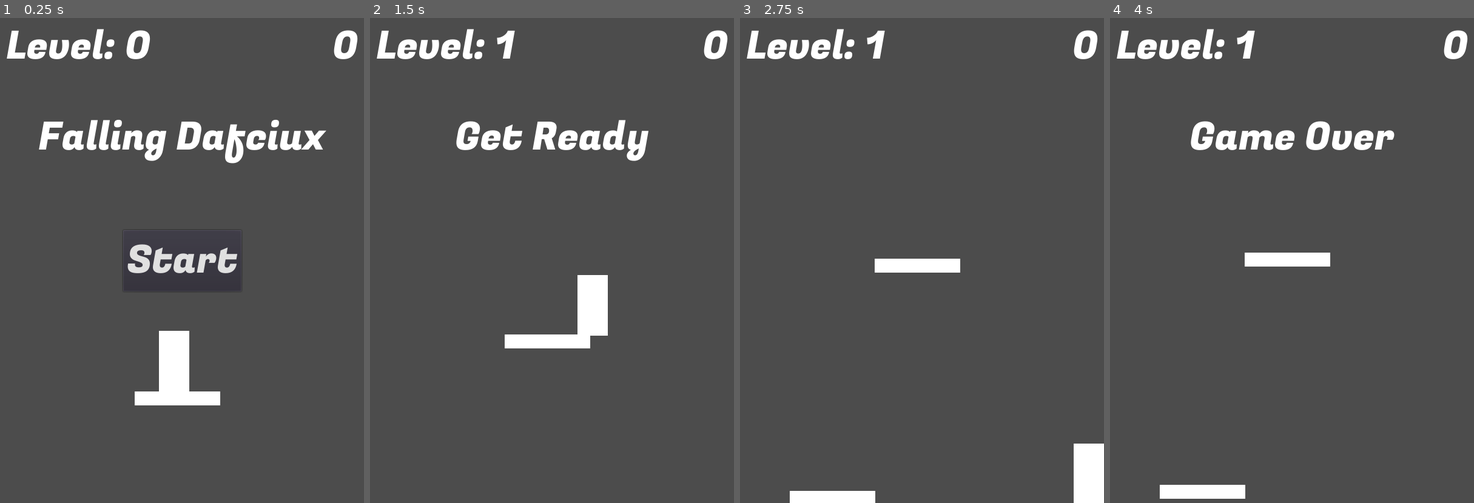
Above: before the commit, frames 1-4 (left to right).
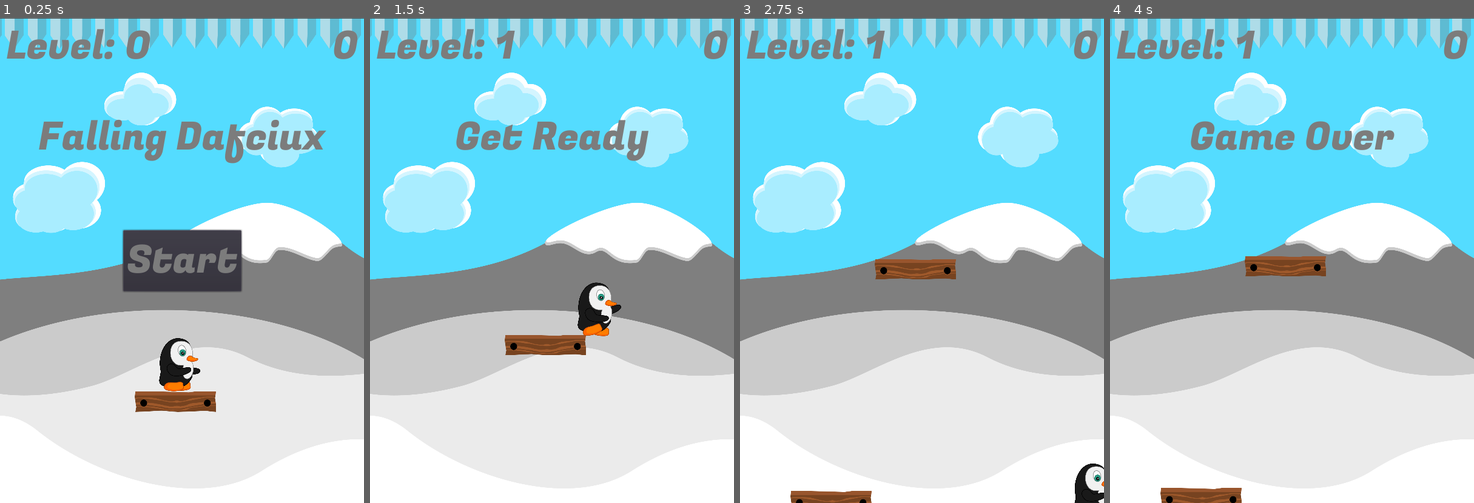
Above: after the commit, the same moments.

Repository: Nabiz/FallingPenguin
Game: Godot game, scene res://Main.tscn
The game is run twice, just before and just after one commit, with the same random seed, the same clock (stepped at 60 frames per second) and the same inputs.
Inputs:
- Up to frame 1 (0.25 s): no input
- Up to frame 2 (1.5 s): click "Start" at 0.5 s; hold Right (ui_right) from 1.28 s (still down)
- Up to frame 3 (2.75 s): keep holding Right (ui_right)
- Up to frame 4 (4 s): release Right (ui_right) at 2.78 s; hold Left (ui_left) 2.78-3.53 s; tap Enter at 3.5 s; hold Right (ui_right) from 3.53 s (still down)

The runs differ from the first frame. In frame 1, 96% of the frame differs, in the area x 0-100%, y 0-100%; in frame 2, 100%; in frame 3, 99%; in frame 4, 100%.

Commit message:
Add sprites

Diff:
--- a/HUD/HUD.tscn
+++ b/HUD/HUD.tscn
@@ -15,6 +15,7 @@
 margin_right = -10.0
 margin_bottom = 95.0
 custom_fonts/font = SubResource( 1 )
+custom_colors/font_color = Color( 0.490196, 0.490196, 0.490196, 1 )
 text = "0"
 align = 2
 __meta__ = {
@@ -26,6 +27,7 @@
 margin_top = 150.0
 margin_bottom = 95.0
 custom_fonts/font = SubResource( 1 )
+custom_colors/font_color = Color( 0.490196, 0.490196, 0.490196, 1 )
 text = "Falling Dafciux"
 align = 1
 __meta__ = {
@@ -42,6 +44,7 @@
 margin_right = 97.5
 margin_bottom = 50.5
 custom_fonts/font = SubResource( 1 )
+custom_colors/font_color = Color( 0.490196, 0.490196, 0.490196, 1 )
 text = "Start"
 __meta__ = {
 "_edit_use_anchors_": false
@@ -55,6 +58,7 @@
 margin_left = 10.0
 margin_bottom = 95.0
 custom_fonts/font = SubResource( 1 )
+custom_colors/font_color = Color( 0.490196, 0.490196, 0.490196, 1 )
 text = "Level: 0"
 __meta__ = {
 "_edit_use_anchors_": false
--- a/Main.tscn
+++ b/Main.tscn
@@ -1,17 +1,20 @@
-[gd_scene load_steps=6 format=2]
+[gd_scene load_steps=7 format=2]
 
 [ext_resource path="res://Platform/Platform.tscn" type="PackedScene" id=1]
 [ext_resource path="res://Player/Player.tscn" type="PackedScene" id=2]
 [ext_resource path="res://Main.gd" type="Script" id=3]
 [ext_resource path="res://HUD/HUD.tscn" type="PackedScene" id=4]
 [ext_resource path="res://DeathZone.tscn" type="PackedScene" id=5]
+[ext_resource path="res://snowBackground.png" type="Texture" id=6]
 
 [node name="Main" type="Node2D"]
 script = ExtResource( 3 )
 Platform = ExtResource( 1 )
 
-[node name="Player" parent="." instance=ExtResource( 2 )]
-position = Vector2( 261.544, 511.366 )
+[node name="Background" type="Sprite" parent="."]
+position = Vector2( 283.395, 424.46 )
+scale = Vector2( 0.28, 0.28 )
+texture = ExtResource( 6 )
 
 [node name="Platform" parent="." instance=ExtResource( 1 )]
 position = Vector2( 222.455, 615.642 )
@@ -28,7 +31,11 @@
 position = Vector2( 283.657, 847.646 )
 
 [node name="DeathZone2" parent="." instance=ExtResource( 5 )]
-position = Vector2( 292.898, -26.4063 )
+position = Vector2( 291.67, 26.3864 )
+
+[node name="Player" parent="." instance=ExtResource( 2 )]
+position = Vector2( 261.544, 530.028 )
+z_index = 1
 [connection signal="timeout" from="SpawnTimer" to="." method="_on_SpawnTimer_timeout"]
 [connection signal="timeout" from="SpeedTimer" to="." method="_on_SpeedTimer_timeout"]
 [connection signal="start_game" from="HUD" to="." method="_on_HUD_start_game"]
--- a/Platform/Platform.tscn
+++ b/Platform/Platform.tscn
@@ -1,40 +1,47 @@
-[gd_scene load_steps=4 format=2]
+[gd_scene load_steps=5 format=2]
 
 [ext_resource path="res://Platform/Platform.gd" type="Script" id=1]
+[ext_resource path="res://Platform/woodPlatform.png" type="Texture" id=2]
 
 [sub_resource type="RectangleShape2D" id=1]
-extents = Vector2( 70.5469, 11.4656 )
+extents = Vector2( 66.3497, 16.991 )
 
 [sub_resource type="RectangleShape2D" id=2]
-extents = Vector2( 70.3013, 1.72256 )
+extents = Vector2( 66.7729, 1.72256 )
 
 [node name="Platform" type="StaticBody2D"]
 collision_layer = 2
 script = ExtResource( 1 )
 
 [node name="ColorRect" type="ColorRect" parent="."]
-margin_right = 141.0
-margin_bottom = 23.0
+margin_right = 134.0
+margin_bottom = 35.0
+color = Color( 1, 1, 1, 0 )
 __meta__ = {
 "_edit_use_anchors_": false
 }
 
 [node name="CollisionShape2D" type="CollisionShape2D" parent="."]
-position = Vector2( 70.2363, 11.7674 )
+position = Vector2( 67.0136, 17.2846 )
 shape = SubResource( 1 )
 one_way_collision = true
 one_way_collision_margin = 20.0
-
-[node name="VisibilityNotifier2D" type="VisibilityNotifier2D" parent="."]
-position = Vector2( 70.5741, 11.2256 )
-scale = Vector2( 7.00846, 1.05521 )
 
 [node name="ScoreArea" type="Area2D" parent="."]
 collision_layer = 2
 
 [node name="CollisionShape2D" type="CollisionShape2D" parent="ScoreArea"]
-position = Vector2( 70.298, -1.84026 )
+position = Vector2( 66.94, -0.216946 )
 shape = SubResource( 2 )
 one_way_collision = true
+
+[node name="Sprite" type="Sprite" parent="."]
+position = Vector2( 66.6894, 17.2029 )
+scale = Vector2( 0.355581, 0.368709 )
+texture = ExtResource( 2 )
+
+[node name="VisibilityNotifier2D" type="VisibilityNotifier2D" parent="."]
+position = Vector2( 66.9189, 17.4347 )
+scale = Vector2( 6.64294, 1.67612 )
+[connection signal="body_entered" from="ScoreArea" to="." method="_on_ScoreArea_body_entered"]
 [connection signal="screen_exited" from="VisibilityNotifier2D" to="." method="_on_VisibilityNotifier2D_screen_exited"]
-[connection signal="body_entered" from="ScoreArea" to="." method="_on_ScoreArea_body_entered"]
--- a/Player/Player.gd
+++ b/Player/Player.gd
@@ -19,5 +19,16 @@
         velocity.x =  walk_speed
     else:
         velocity.x = 0
+    _play_aanimation()
     move_and_slide(velocity, Vector2(0, -1))
     position.x = clamp(position.x, 0, screen_size.x-$ColorRect.margin_right)
+
+func _play_aanimation():
+    if velocity.x < 0:
+        $AnimatedSprite.flip_h = true
+        $AnimatedSprite.play()
+    elif velocity.x > 0:
+        $AnimatedSprite.flip_h = false
+        $AnimatedSprite.play()
+    else:
+       $AnimatedSprite.stop()
--- a/Player/Player.tscn
+++ b/Player/Player.tscn
@@ -1,9 +1,38 @@
-[gd_scene load_steps=3 format=2]
+[gd_scene load_steps=9 format=2]
 
 [ext_resource path="res://Player/Player.gd" type="Script" id=1]
+[ext_resource path="res://Player/PenguinRun.png" type="Texture" id=2]
 
-[sub_resource type="RectangleShape2D" id=1]
-extents = Vector2( 25, 50 )
+[sub_resource type="AtlasTexture" id=1]
+flags = 4
+atlas = ExtResource( 2 )
+region = Rect2( 0, 0, 460, 520 )
+
+[sub_resource type="AtlasTexture" id=2]
+flags = 4
+atlas = ExtResource( 2 )
+region = Rect2( 460, 0, 460, 520 )
+
+[sub_resource type="AtlasTexture" id=3]
+flags = 4
+atlas = ExtResource( 2 )
+region = Rect2( 920, 0, 460, 520 )
+
+[sub_resource type="AtlasTexture" id=4]
+flags = 4
+atlas = ExtResource( 2 )
+region = Rect2( 1380, 0, 460, 520 )
+
+[sub_resource type="SpriteFrames" id=5]
+animations = [ {
+"frames": [ SubResource( 1 ), SubResource( 2 ), SubResource( 3 ), SubResource( 4 ) ],
+"loop": true,
+"name": "run",
+"speed": 10.0
+} ]
+
+[sub_resource type="RectangleShape2D" id=6]
+extents = Vector2( 21.4465, 43.4353 )
 
 [node name="Player" type="KinematicBody2D"]
 collision_mask = 6
@@ -12,10 +41,17 @@
 [node name="ColorRect" type="ColorRect" parent="."]
 margin_right = 50.0
 margin_bottom = 100.0
+color = Color( 1, 1, 1, 0 )
 __meta__ = {
 "_edit_use_anchors_": false
 }
 
+[node name="AnimatedSprite" type="AnimatedSprite" parent="."]
+position = Vector2( 26.8478, 50.6147 )
+scale = Vector2( 0.2, 0.2 )
+frames = SubResource( 5 )
+animation = "run"
+
 [node name="CollisionShape2D" type="CollisionShape2D" parent="."]
-position = Vector2( 25, 50 )
-shape = SubResource( 1 )
+position = Vector2( 28.3785, 45.3101 )
+shape = SubResource( 6 )
Binary file added: Platform/woodPlatform.png
Not shown, added: Platform/woodPlatform.png.import
Binary file added: Player/PenguinRun.png
Not shown, added: Player/PenguinRun.png.import
Binary file added: snowBackground.png
Not shown, added: snowBackground.png.import
